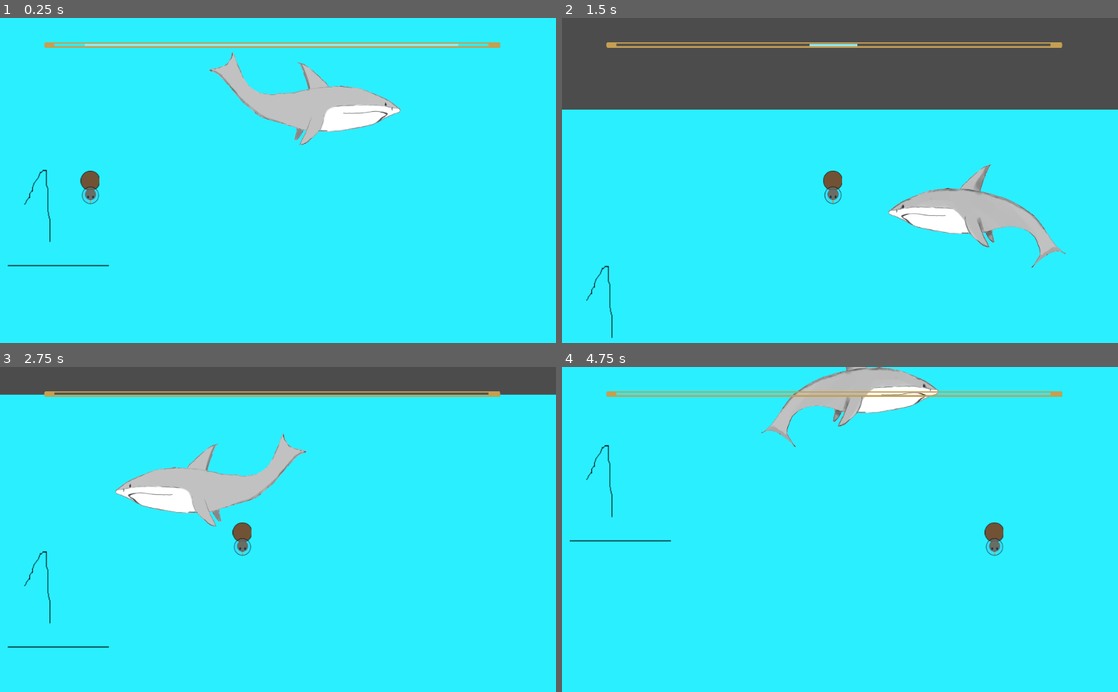
Above: before the commit, frames 1-4 (two rows, left to right).
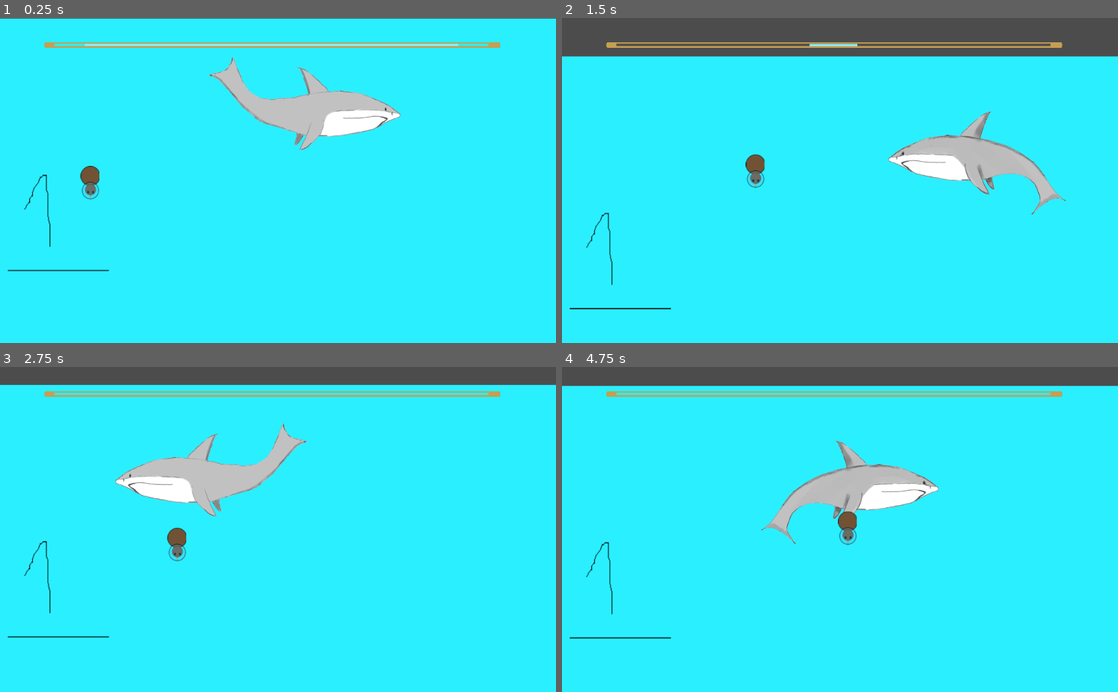
Above: after the commit, the same moments.

Repository: Cpt-Barbosa/CodeGameJam2022
Game: Godot game, scene res://scenes/Game.tscn
The game is run twice, just before and just after one commit, with the same random seed, the same clock (stepped at 60 frames per second) and the same inputs.
Inputs:
- Up to frame 1 (0.25 s): no input
- Up to frame 2 (1.5 s): hold D (move_right) from 0.53 s (still down); tap Space (jump) at 0.6, 0.77, 1.07, 1.35 s
- Up to frame 3 (2.75 s): tap Space (jump) at 1.52, 1.82, 2.1 s; release D (move_right) at 2.03 s; hold Q (move_left) from 2.03 s (still down)
- Up to frame 4 (4.75 s): release Q (move_left) at 2.78 s; hold D (move_right) 2.78-4.28 s; tap Space (jump) at 2.85, 3.02, 3.32, 3.6, 3.77, 4.07, 4.35, 4.52 s; hold Q (move_left) from 4.28 s (still down)

The runs differ from the first frame. In frame 1, 2.5% of the frame differs, in the area x 0-100%, y 0-78%; in frame 2, 24%, in the area x 0-100%, y 11-99%; in frame 3, 6.8%; in frame 4, 12%.

Commit message:
Ajout saut

Diff:
--- a/scenes/Game.tscn
+++ b/scenes/Game.tscn
@@ -13,7 +13,7 @@
 extents = Vector2( 527.5, 10 )
 
 [sub_resource type="RectangleShape2D" id=6]
-extents = Vector2( 268.263, 10 )
+extents = Vector2( 263.389, 17.625 )
 
 [node name="Game" type="Node2D"]
 
@@ -52,13 +52,16 @@
 
 [node name="Joueur" parent="." instance=ExtResource( 2 )]
 position = Vector2( 157, 300 )
+jump_height = 100.0
+jump_time_to_peak = 1.0
+jump_time_to_descent = 1.0
 
 [node name="StaticBody2D" type="StaticBody2D" parent="."]
 position = Vector2( 247, 462 )
 scale = Vector2( 0.984108, 1 )
 
 [node name="CollisionShape2D" type="CollisionShape2D" parent="StaticBody2D"]
-position = Vector2( -32.5165, 0 )
+position = Vector2( -1.01614, 0 )
 shape = SubResource( 6 )
 
 [node name="Coffre" parent="." instance=ExtResource( 5 )]
--- a/scripts/Joueur.gd
+++ b/scripts/Joueur.gd
@@ -1,40 +1,52 @@
 extends KinematicBody2D
 
-export (int) var speed = 350
-var God_Mod = false
-const FLOOR_NORMAL = Vector2(0 , -1)
-var jump_count = 2
-#...
-# Vertical impulse applied to the character upon jumping in meters per second.
-export var jump_impulse = 9000
+export var move_speed = 200.0
 
-var velocity = Vector2()
+var velocity := Vector2.ZERO
 
-func get_input():
-	velocity = Vector2()
+export var jump_height : float
+export var jump_time_to_peak : float
+export var jump_time_to_descent : float
+
+onready var jump_velocity : float = ((2.0 * jump_height) / jump_time_to_peak) * -1.0
+onready var jump_gravity : float = ((-2.0 * jump_height) / (jump_time_to_peak * jump_time_to_peak)) * -1.0
+onready var fall_gravity : float = ((-2.0 * jump_height) / (jump_time_to_descent * jump_time_to_descent)) * -1.0
+onready var jump_count = 2
+
+func _physics_process(delta):
+	velocity.y += get_gravity() * delta
+	velocity.x = get_input_velocity() * move_speed
+
+	if Input.is_action_just_pressed("jump") and jump_count >0:
+		jump_count -=1
+		jump()
+	elif self.is_on_floor():
+		jump_count=2
+
+	velocity = move_and_slide(velocity, Vector2.UP)
+
+func get_gravity() -> float:
+	return jump_gravity if velocity.y < 0.0 else fall_gravity
+
+func jump():
+	velocity.y = jump_velocity
+
+func get_input_velocity() -> float:
+	var horizontal := 0.0
+
 	if !self.is_on_floor():
 			self.get_child(1).set_animation("falling")
+
+	if Input.is_action_pressed("move_left"):
+		if self.is_on_floor():
+			self.get_child(1).set_animation("moving")
+			self.get_child(1).set_flip_h(true)
+		horizontal -= 1.0
+
 	if Input.is_action_pressed("move_right"):
-		velocity.x += speed
 		if self.is_on_floor():
 			self.get_child(1).set_animation("moving")
 			self.get_child(1).set_flip_h(false)
-	elif Input.is_action_pressed("move_left"):
-		velocity.x -= speed
-		if self.is_on_floor():
-			self.get_child(1).set_animation("moving")
-			self.get_child(1).set_flip_h(true)
-	if Input.is_action_just_pressed("jump"):
-		if jump_count > 0:
-			jump_count -= 1
-			velocity.y -= jump_impulse
-	velocity.y += ProjectSettings.get_setting("physics/2d/default_gravity")
-	#print(str(position.y))
+		horizontal += 1.0
 
-func _physics_process(delta):
-	get_input()
-	velocity = move_and_slide(velocity,FLOOR_NORMAL)
-	if self.is_on_floor():
-		jump_count=2
-	if self.get_parent().get_node("barreOxy").GetBarreVide() && !God_Mod:
-		print("mort")
+	return horizontal
